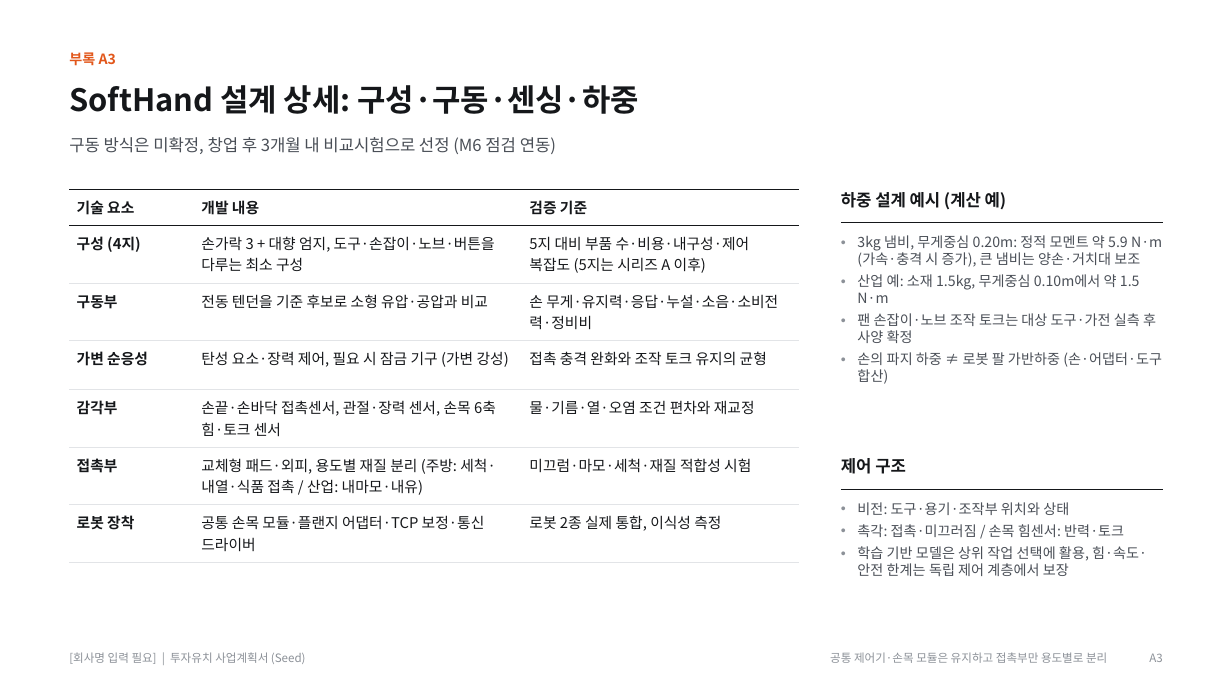
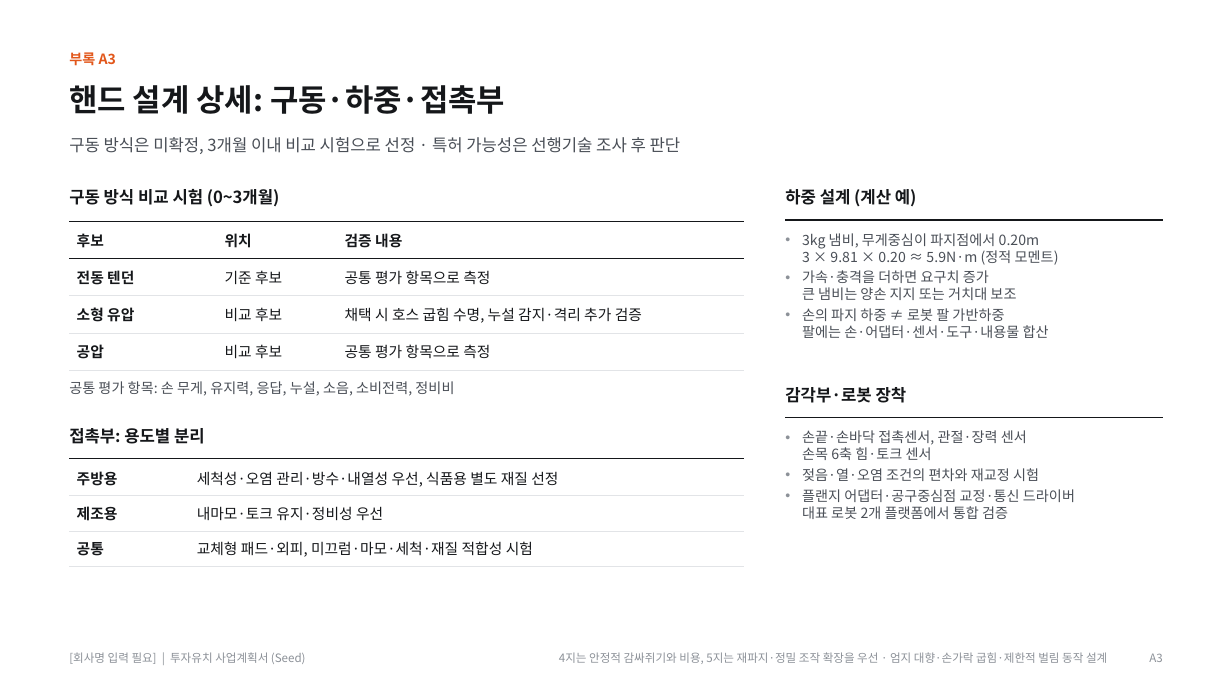
Before and after one commit to kimdonghyun2789-hash/D, a slide deck: slide 21 of SoftHand_Founding_Seed_IR_Deck_Final.pptx (slide 18 before the commit). Drawn at 1232x693 pixels with LibreOffice and Linux fonts; fonts in the diff are those of the drawing. Boxes give left, top, right and bottom in pixels: in the first picture for what was removed or moved away, otherwise in the second. Text is boxed around its words. In the diff, an @@ line names an element or a change of style, - is before the commit and + after.

```diff
--- a/SoftHand_Founding_Seed_IR_Deck_Final.pptx
+++ b/SoftHand_Founding_Seed_IR_Deck_Final.pptx
@@ text at (69, 85, 505, 114): text changed @@
-SoftHand 설계 상세: 구성·구동·센싱·하중
+핸드 설계 상세: 구동·하중·접촉부
@@ text at (69, 137, 681, 154): text changed @@
-구동 방식은 미확정, 창업 후 3개월 내 비교시험으로 선정 (M6 점검 연동)
+구동 방식은 미확정, 3개월 이내 비교 시험으로 선정 · 특허 가능성은 선행기술 조사 후 판단
@@ table removed at (69, 189, 799, 555), 7 rows, 3 columns @@
-기술 요소 | 개발 내용 | 검증 기준
-구성 (4지) | 손가락 3 + 대향 엄지, 도구·손잡이·노브·버튼을 다루는 최소 구성 | 5지 대비 부품 수·비용·내구성·제어 복잡도 (5지는 시리즈 A 이후)
-구동부 | 전동 텐던을 기준 후보로 소형 유압·공압과 비교 | 손 무게·유지력·응답·누설·소음·소비전력·정비비
-가변 순응성 | 탄성 요소·장력 제어, 필요 시 잠금 기구 (가변 강성) | 접촉 충격 완화와 조작 토크 유지의 균형
-감각부 | 손끝·손바닥 접촉센서, 관절·장력 센서, 손목 6축 힘·토크 센서 | 물·기름·열·오염 조건 편차와 재교정
-접촉부 | 교체형 패드·외피, 용도별 재질 분리 (주방: 세척·내열·식품 접촉 / 산업: 내마모·내유) | 미끄럼·마모·세척·재질 적합성 시험
-로봇 장착 | 공통 손목 모듈·플랜지 어댑터·TCP 보정·통신 드라이버 | 로봇 2종 실제 통합, 이식성 측정
@@ text added at (69, 189, 280, 206), 13 pt, text #15171A, bold @@
+구동 방식 비교 시험 (0~3개월)
@@ text at (785, 189, 917, 206): text changed @@
-하중 설계 예시 (계산 예)
+하중 설계 (계산 예)
@@ table added at (69, 222, 744, 371), 4 rows, 3 columns @@
+후보 | 위치 | 검증 내용
+전동 텐던 | 기준 후보 | 공통 평가 항목으로 측정
+소형 유압 | 비교 후보 | 채택 시 호스 굽힘 수명, 누설 감지·격리 추가 검증
+공압 | 비교 후보 | 공통 평가 항목으로 측정
@@ line moved from (841, 223) - (1163, 223) to (786, 220) - (1163, 220) @@
@@ text at (802, 233, 1059, 338): text changed @@
-• 3kg 냄비, 무게중심 0.20m: 정적 모멘트 약 5.9 N·m (가속·충격 시 증가), 큰 냄비는 양손·거치대 보조
-• 산업 예: 소재 1.5kg, 무게중심 0.10m에서 약 1.5 N·m
-• 팬 손잡이·노브 조작 토크는 대상 도구·가전 실측 후 사양 확정
-• 손의 파지 하중 ≠ 로봇 팔 가반하중 (손·어댑터·도구 합산)
+• 3kg 냄비, 무게중심이 파지점에서 0.20m
+  3 × 9.81 × 0.20 ≈ 5.9N·m (정적 모멘트)
+• 가속·충격을 더하면 요구치 증가
+  큰 냄비는 양손 지지 또는 거치대 보조
+• 손의 파지 하중 ≠ 로봇 팔 가반하중
+  팔에는 손·어댑터·센서·도구·내용물 합산
@@ text added at (69, 381, 454, 396), 11 pt, text #4A4F57 @@
+공통 평가 항목: 손 무게, 유지력, 응답, 누설, 소음, 소비전력, 정비비
@@ text added at (785, 387, 907, 403), 13 pt, text #15171A, bold @@
+감각부·로봇 장착
@@ line moved from (841, 490) - (1163, 490) to (786, 418) - (1163, 418) @@
@@ text added at (69, 428, 205, 444), 13 pt, text #15171A, bold @@
+접촉부: 용도별 분리
@@ text added at (802, 430, 1075, 519), 11 pt, text #4A4F57 @@
+• 손끝·손바닥 접촉센서, 관절·장력 센서
+  손목 6축 힘·토크 센서
+• 젖음·열·오염 조건의 편차와 재교정 시험
+• 플랜지 어댑터·공구중심점 교정·통신 드라이버
+  대표 로봇 2개 플랫폼에서 통합 검증
@@ line added from (69, 459) to (744, 459), #15171A 1 pt @@
@@ table added at (69, 461, 744, 567), 3 rows, 2 columns @@
+주방용 | 세척성·오염 관리·방수·내열성 우선, 식품용 별도 재질 선정
+제조용 | 내마모·토크 유지·정비성 우선
+공통 | 교체형 패드·외피, 미끄럼·마모·세척·재질 적합성 시험
@@ text removed at (841, 458, 906, 474) @@
-제어 구조
@@ text removed at (857, 502, 1147, 576) @@
-• 비전: 도구·용기·조작부 위치와 상태
-• 촉각: 접촉·미끄러짐 / 손목 힘센서: 반력·토크
-• 학습 기반 모델은 상위 작업 선택에 활용, 힘·속도·안전 한계는 독립 제어 계층에서 보장
@@ text at (559, 652, 1107, 664): text changed @@
-공통 제어기·손목 모듈은 유지하고 접촉부만 용도별로 분리
+4지는 안정적 감싸쥐기와 비용, 5지는 재파지·정밀 조작 확장을 우선 · 엄지 대향·손가락 굽힘·제한적 벌림 동작 설계
```
Also in this commit, not shown: 17 other slides changed, 15 slides added, 14 slides removed, 17 other files.
